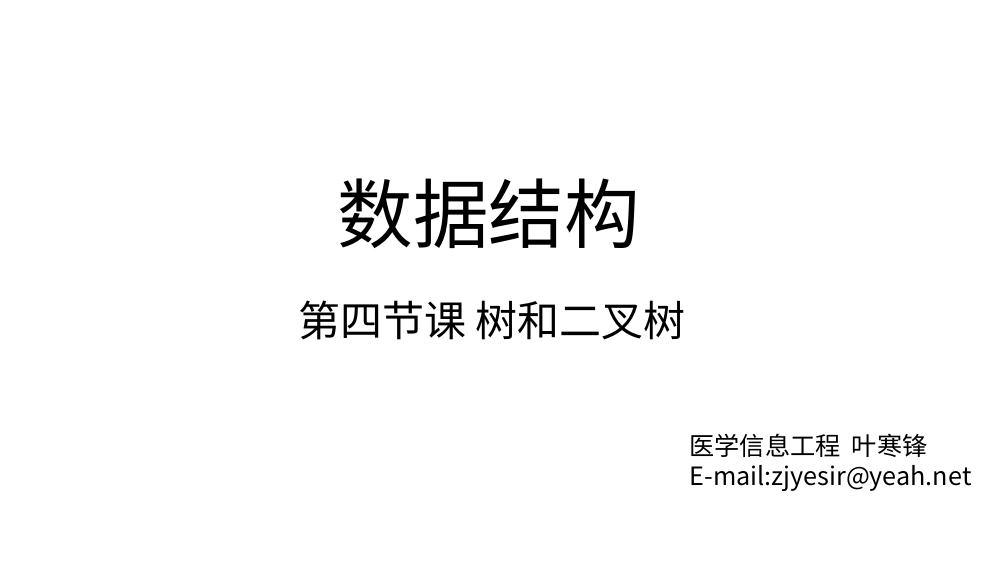
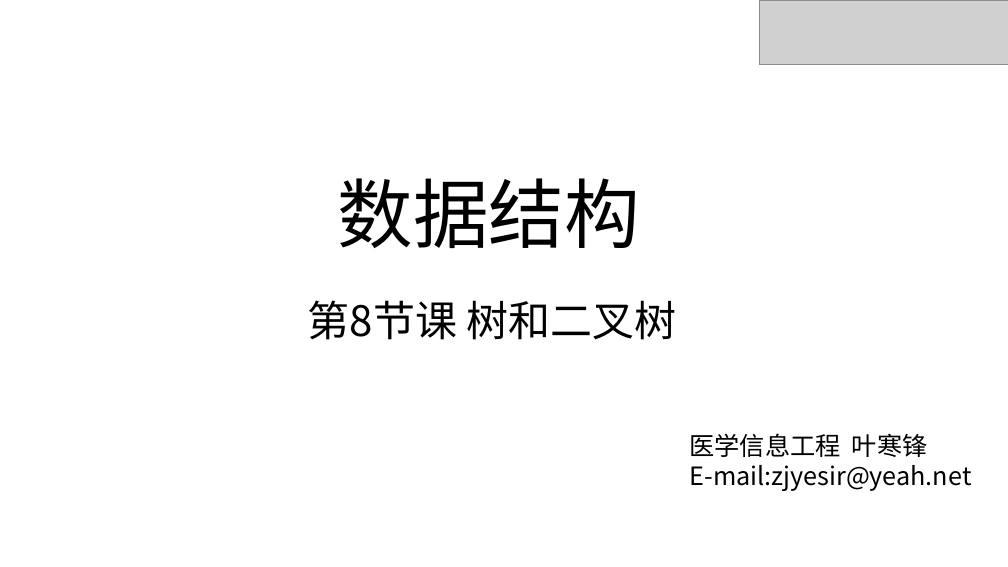
Before and after one commit to zjyesir/hmc_data_structure, a slide deck: slide 1 of ppt/6.树和二叉树.pptx. Drawn at 1008x567 pixels with LibreOffice and Linux fonts; fonts in the diff are those of the drawing; grey boxes stand for pictures; background and template pictures are left out. Boxes give left, top, right and bottom in pixels: in the first picture for what was removed or moved away, otherwise in the second. Text is boxed around its words. In the diff, an @@ line names an element or a change of style, - is before the commit and + after.

Commit message:
树和二叉树 ppt开始

```diff
--- a/ppt/6.树和二叉树.pptx
+++ b/ppt/6.树和二叉树.pptx
@@ picture added at box(760, 0, 1008, 65) @@
@@ text at box(308, 300, 676, 340): text changed @@
-第四节课 树和二叉树
+第8节课 树和二叉树
```
Also in this commit, not shown: 3 other slides changed, 6 slides added, 2 other files.
